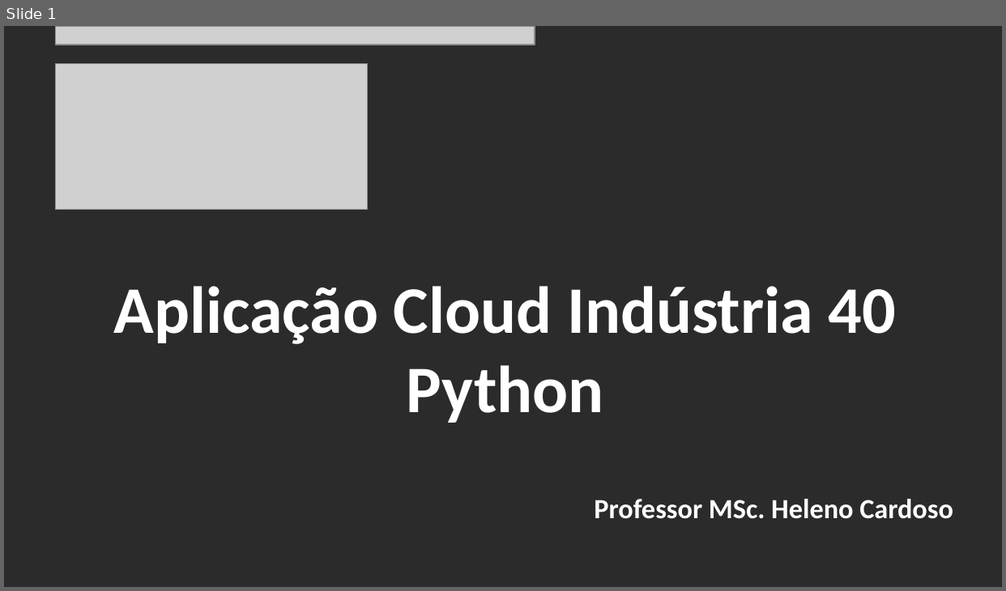
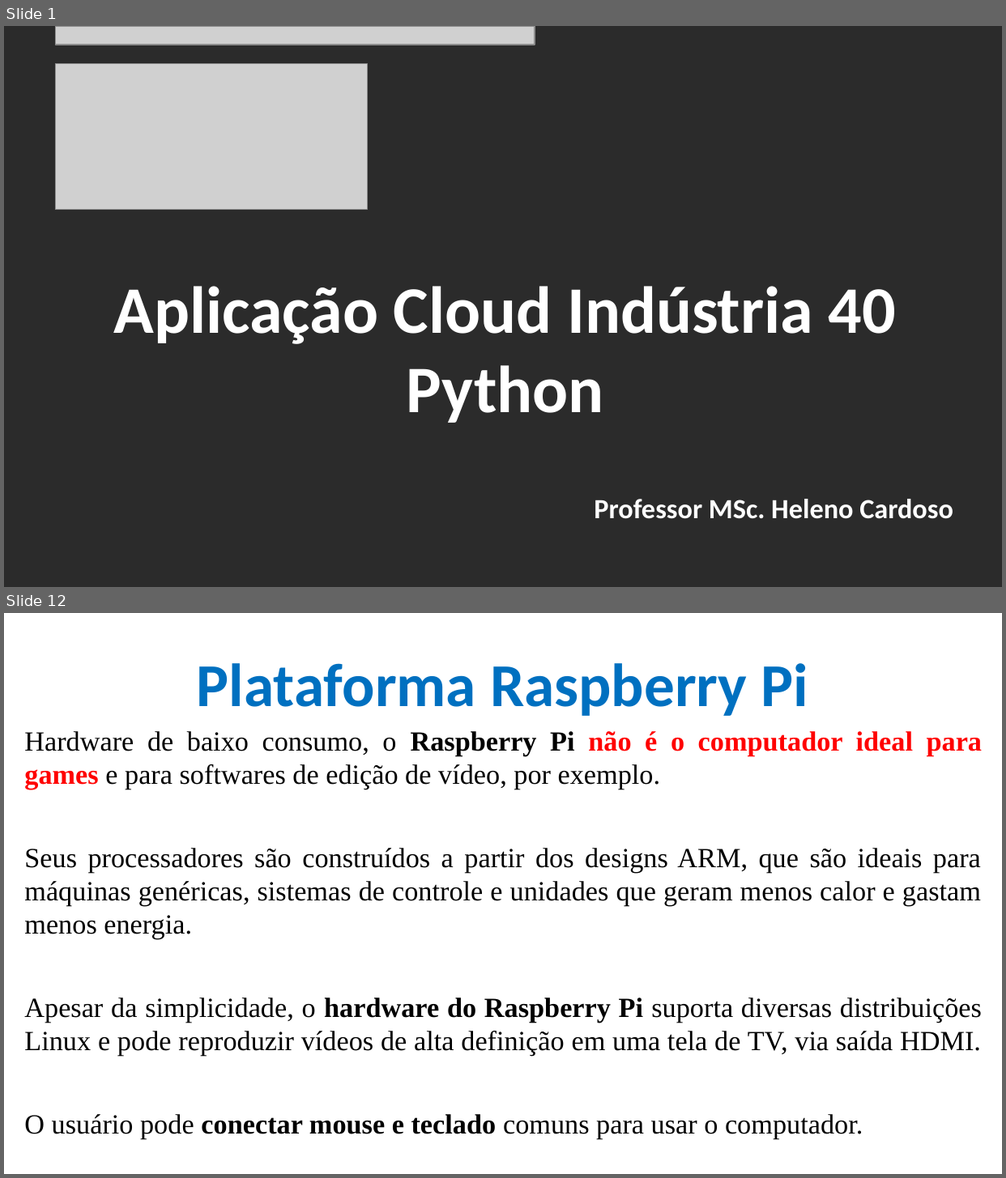
Before and after one commit to CloudEducationBrazil/WydenArea1AplicacaoCloudIndustria40Python, a slide deck: 01 Classes/Aula 06 - Aplicação Cloud Indústria 40 Python IoT Plataforma Raspberry PI.pptx. Shown one above the other, each under a label of ours: slide 1 before the commit, slides 1 and 12 after it; the slides between them are not shown. The pictures are 1006x591 and 1006x1178 pixels, drawn with LibreOffice and Linux fonts; fonts in the diff are those of the drawing; grey boxes stand for pictures; background and template pictures are left out; a plain dark background stands for a picture behind light text. Boxes give left, top, right and bottom in pixels: in the first picture for what was removed or moved away, otherwise in the second. Text is boxed around its words. In the diff, an @@ line names an element or a change of style, - is before the commit and + after.

```diff
--- a/01 Classes/Aula 06 - Aplicação Cloud Indústria 40 Python IoT Plataforma Raspberry PI.pptx
+++ b/01 Classes/Aula 06 - Aplicação Cloud Indústria 40 Python IoT Plataforma Raspberry PI.pptx
@@ slide 12 added at <box>4,613,1002,1174</box>, background picture (left out) @@
@@ title added at <box>197,663,808,716</box>, 44 pt, text #0070C0, bold @@
+Plataforma Raspberry Pi
@@ text added at <box>24,731,982,1139</box>, 20 pt, text #000000 @@
+Hardware de baixo consumo, o Raspberry Pi não é o computador ideal para games e para softwares de edição de vídeo, por exemplo.
+Seus processadores são construídos a partir dos designs ARM, que são ideais para máquinas genéricas, sistemas de controle e unidades que geram menos calor e gastam menos energia.
+Apesar da simplicidade, o hardware do Raspberry Pi suporta diversas distribuições Linux e pode reproduzir vídeos de alta definição em uma tela de TV, via saída HDMI.
+O usuário pode conectar mouse e teclado comuns para usar o computador.
```
Also in this commit, not shown: 5 slides changed, 15 other slides added, 2 slides removed.
